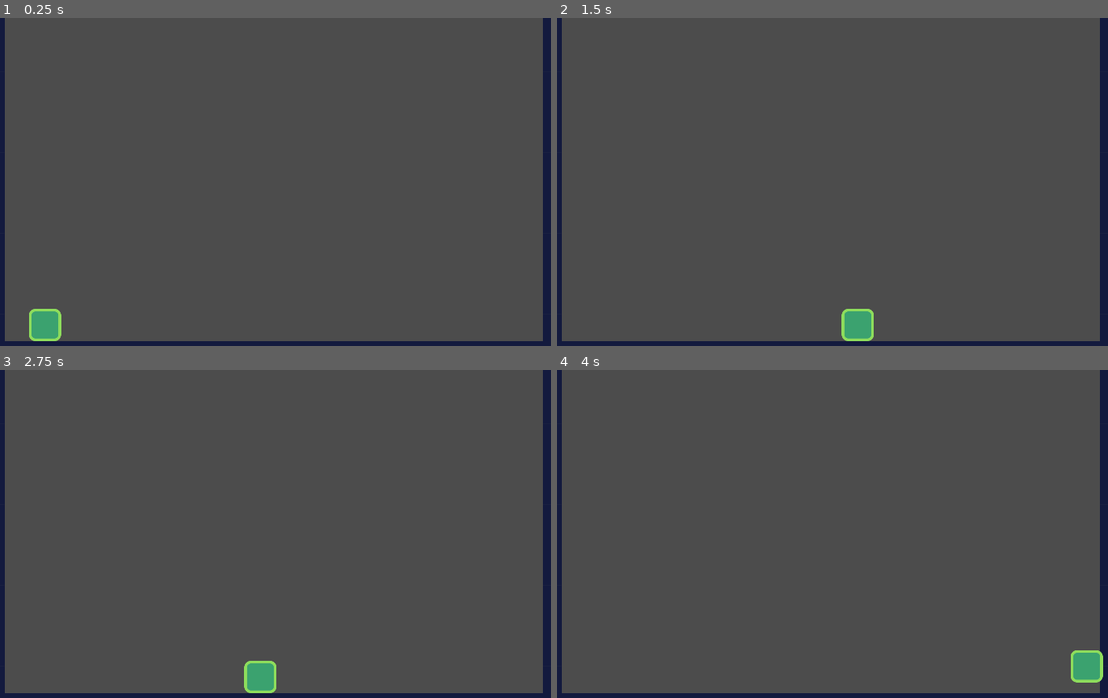
Above: before the commit, frames 1-4 (two rows, left to right).
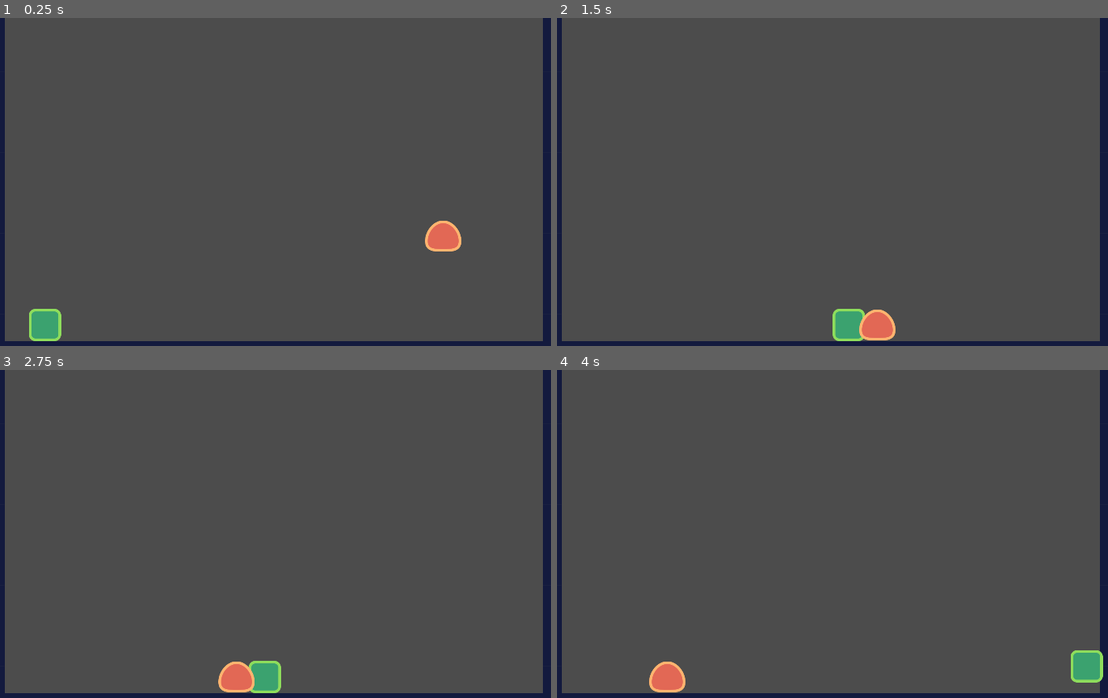
Above: after the commit, the same moments.

Repository: gjscode/firstGDScriptLesson
Game: Godot game, scene res://src/Levels/LevelTemplate.tscn
Two runs of this game, one before a commit and one after it. Both use one fixed random seed, a clock stepped at 60 frames per second and the inputs below.
Inputs:
- Up to frame 1 (0.25 s): no input
- Up to frame 2 (1.5 s): hold D (move_right) from 0.53 s (still down); tap W (jump) at 0.77 s
- Up to frame 3 (2.75 s): tap W (jump) at 1.52 s; release D (move_right) at 2.03 s; hold A (move_left) from 2.03 s (still down)
- Up to frame 4 (4 s): release A (move_left) at 2.78 s; hold D (move_right) from 2.78 s (still down); tap W (jump) at 3.02, 3.77 s

The runs differ from the first frame. In frame 1, 0.5% of the frame differs, in the area x 77-84%, y 61-72%; in frame 2, 0.8%, in the area x 50-62%, y 88-99%; in frame 3, 0.7%; in frame 4, 0.5%.

Commit message:
created the enemy, and started its script

Diff:
--- /dev/null
+++ b/Platformer/src/Actors/Enemy.gd
@@ -0,0 +1,16 @@
+extends "res://src/Actors/Actor.gd"
+
+#called on every node in the game, from top to bottom in the scene tree, from the bottom to the top in a node
+func _ready() -> void:
+	#since this is a "mario" type game that will progress to the right, we will set the enemy to move left at the start
+	_velocity.x = -speed.x
+
+func _physics_process(delta: float) -> void:
+	_velocity.y += gravity * delta
+	#is_on_wall, is_on_floor only update after the node has moved
+	if is_on_wall():
+		#this will flip the _velocity.x movement once it touches a "wall"
+		_velocity.x *= -1.0
+	#having "_velocity =" at the start will reset _velocity to zero when they collide with something
+	#in this case, we do not want that for the enemy and so we only have it reset y
+	_velocity.y = move_and_slide(_velocity, FLOOR_NORMAL).y
--- /dev/null
+++ b/Platformer/src/Actors/Enemy.tscn
@@ -0,0 +1,19 @@
+[gd_scene load_steps=4 format=2]
+
+[ext_resource path="res://src/Actors/Enemy.gd" type="Script" id=1]
+[ext_resource path="res://assets/start-assets/enemy.png" type="Texture" id=2]
+
+[sub_resource type="RectangleShape2D" id=1]
+extents = Vector2( 39.5, 32 )
+
+[node name="Enemy" type="KinematicBody2D"]
+collision_layer = 2
+collision_mask = 9
+script = ExtResource( 1 )
+
+[node name="enemy" type="Sprite" parent="."]
+texture = ExtResource( 2 )
+
+[node name="CollisionShape2D" type="CollisionShape2D" parent="."]
+position = Vector2( -0.5, 16 )
+shape = SubResource( 1 )
--- a/Platformer/src/Actors/Player.gd
+++ b/Platformer/src/Actors/Player.gd
@@ -28,7 +28,6 @@
 		-1.0 if Input.get_action_strength("jump") and is_on_floor() else 1.0
 	)
 
-
 func calculate_move_velocity(
 		#_velocity is called linear_velocity in the documentation so we use that
 		#we are passing each parameter so they can be used within the "scope" of this function
--- a/Platformer/src/Levels/LevelTemplate.tscn
+++ b/Platformer/src/Levels/LevelTemplate.tscn
@@ -1,7 +1,8 @@
-[gd_scene load_steps=5 format=2]
+[gd_scene load_steps=6 format=2]
 
 [ext_resource path="res://src/Actors/Player.tscn" type="PackedScene" id=1]
 [ext_resource path="res://assets/start-assets/tileset.png" type="Texture" id=2]
+[ext_resource path="res://src/Actors/Enemy.tscn" type="PackedScene" id=3]
 
 [sub_resource type="ConvexPolygonShape2D" id=1]
 points = PoolVector2Array( 0, 0, 80, 0, 80, 80, 0, 80 )
@@ -41,3 +42,6 @@
 
 [node name="Player" parent="." instance=ExtResource( 1 )]
 position = Vector2( 280, 868 )
+
+[node name="Enemy" parent="." instance=ExtResource( 3 )]
+position = Vector2( 1538, 548 )
